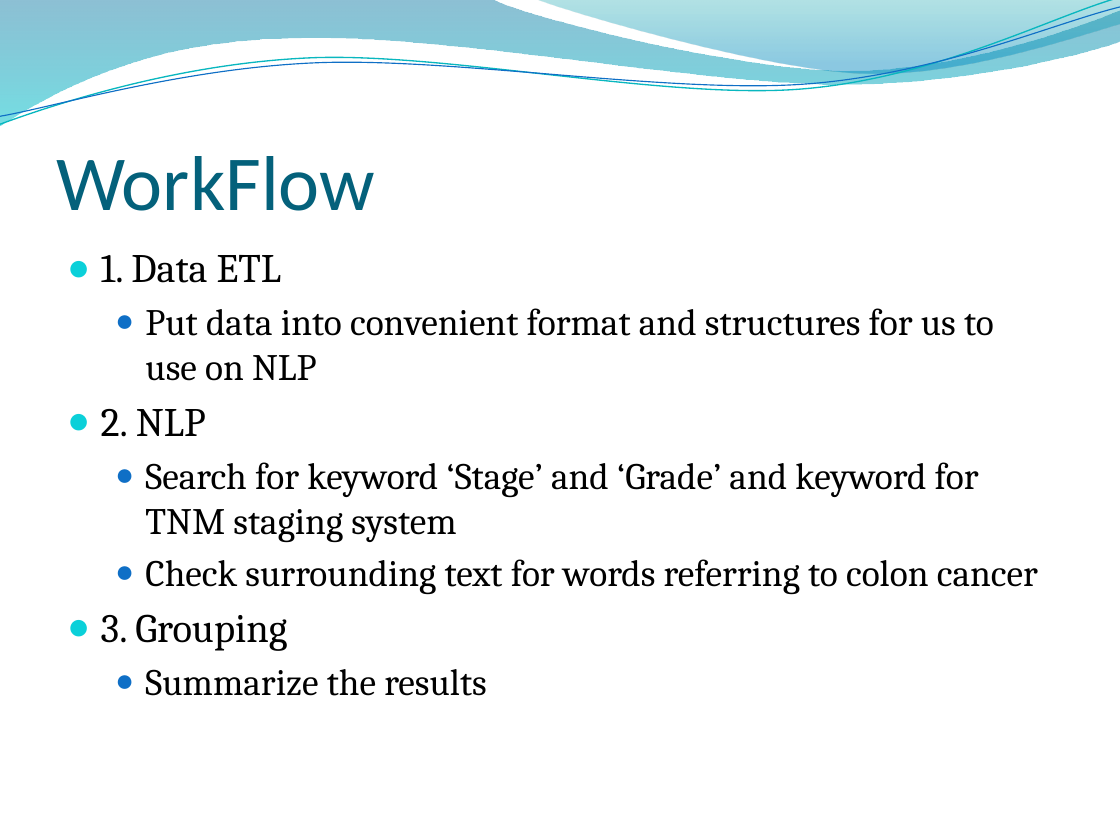
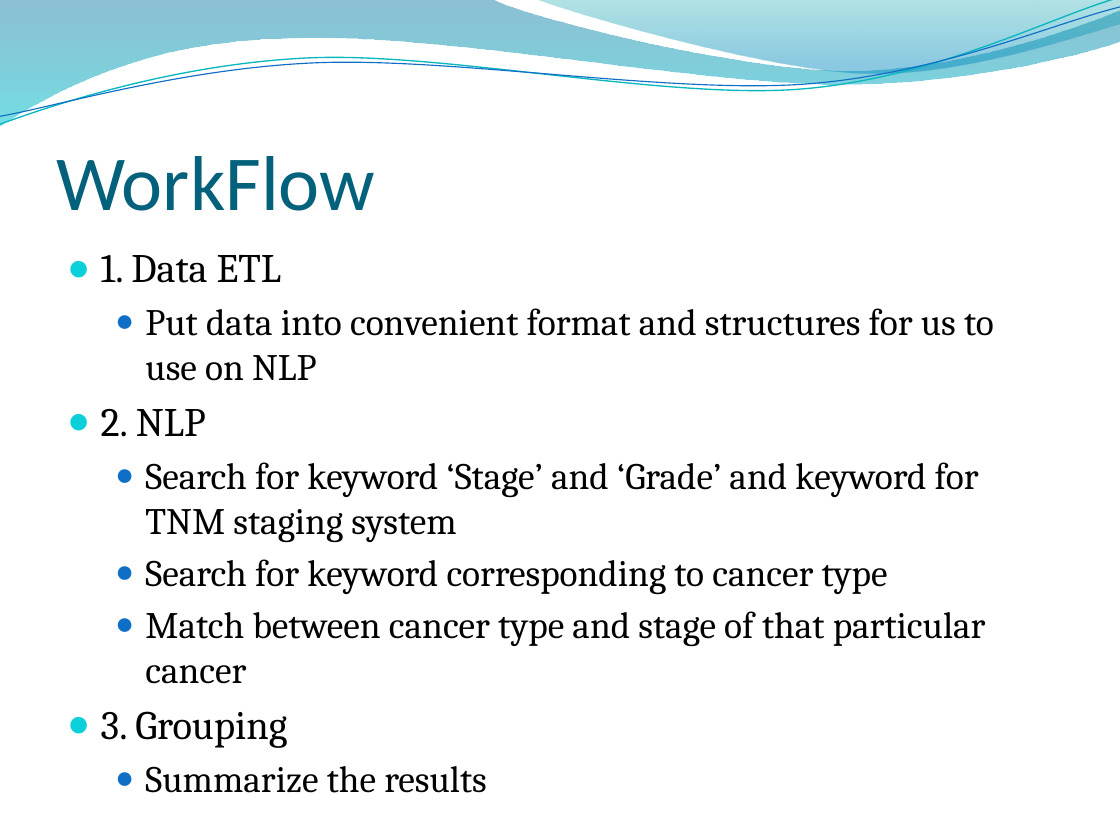
Before and after one commit to leoliu1221/EDW_intern, a slide deck: slide 2 of colon2Filter.pptx. Drawn at 1120x840 pixels with LibreOffice and Linux fonts; fonts in the diff are those of the drawing; background and template pictures are left out. Boxes give left, top, right and bottom in pixels: in the first picture for what was removed or moved away, otherwise in the second. Text is boxed around its words. In the diff, an @@ line names an element or a change of style, - is before the commit and + after.

```diff
--- a/colon2Filter.pptx
+++ b/colon2Filter.pptx
@@ text at [145, 559, 986, 684]: text changed @@
-  ● Check surrounding text for words referring to colon cancer
+  ● Search for keyword corresponding to cancer type
+  ● Match between cancer type and stage of that particular cancer
```
Also in this commit, not shown: 3 other slides changed.
